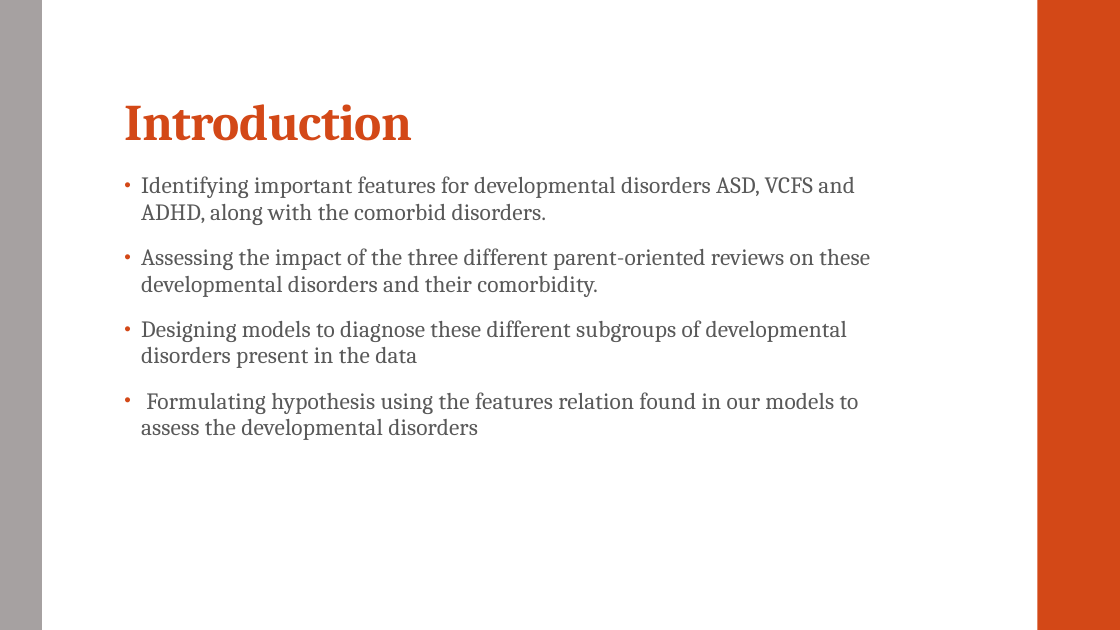
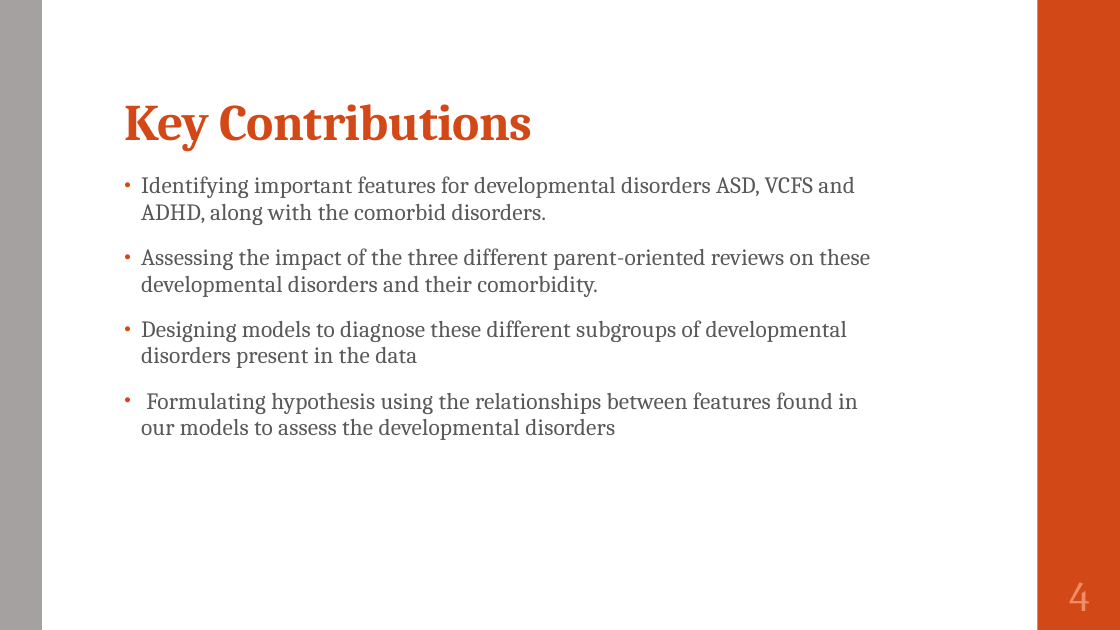
Before and after one commit to SirichandanaSambatur/CADDC, a slide deck: slide 4 of FinalReport.pptx. Drawn at 1120x630 pixels with LibreOffice and Linux fonts; fonts in the diff are those of the drawing. Boxes give left, top, right and bottom in pixels: in the first picture for what was removed or moved away, otherwise in the second. Text is boxed around its words. In the diff, an @@ line names an element or a change of style, - is before the commit and + after.

```diff
--- a/FinalReport.pptx
+++ b/FinalReport.pptx
@@ title at [124,104,532,151]: text changed @@
-Introduction
+Key Contributions
@@ text at [141,392,858,440]: text changed @@
-• Formulating hypothesis using the features relation found in our models to assess the developmental disorders
+• Formulating hypothesis using the relationships between features found in our models to assess the developmental disorders
@@ page number added at [1069,583,1090,611], 36 pt, text #EF8C6A @@
+4
```
Also in this commit, not shown: 23 other slides changed, 10 slides added, 14 slides removed, 1 other file.
